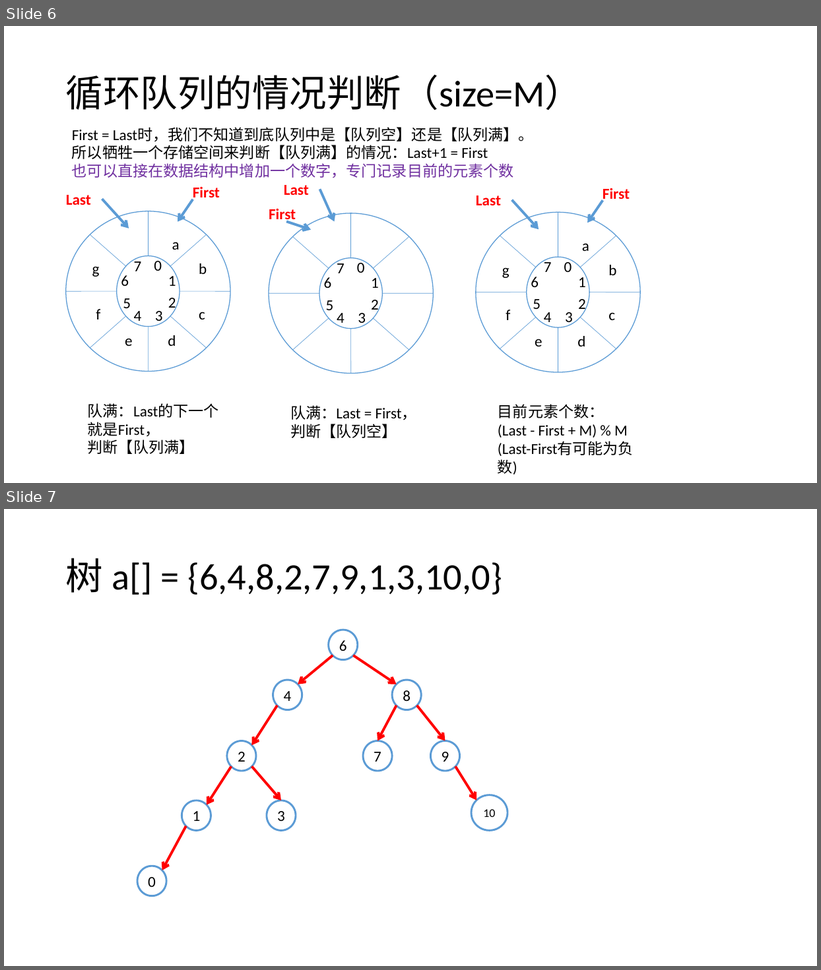
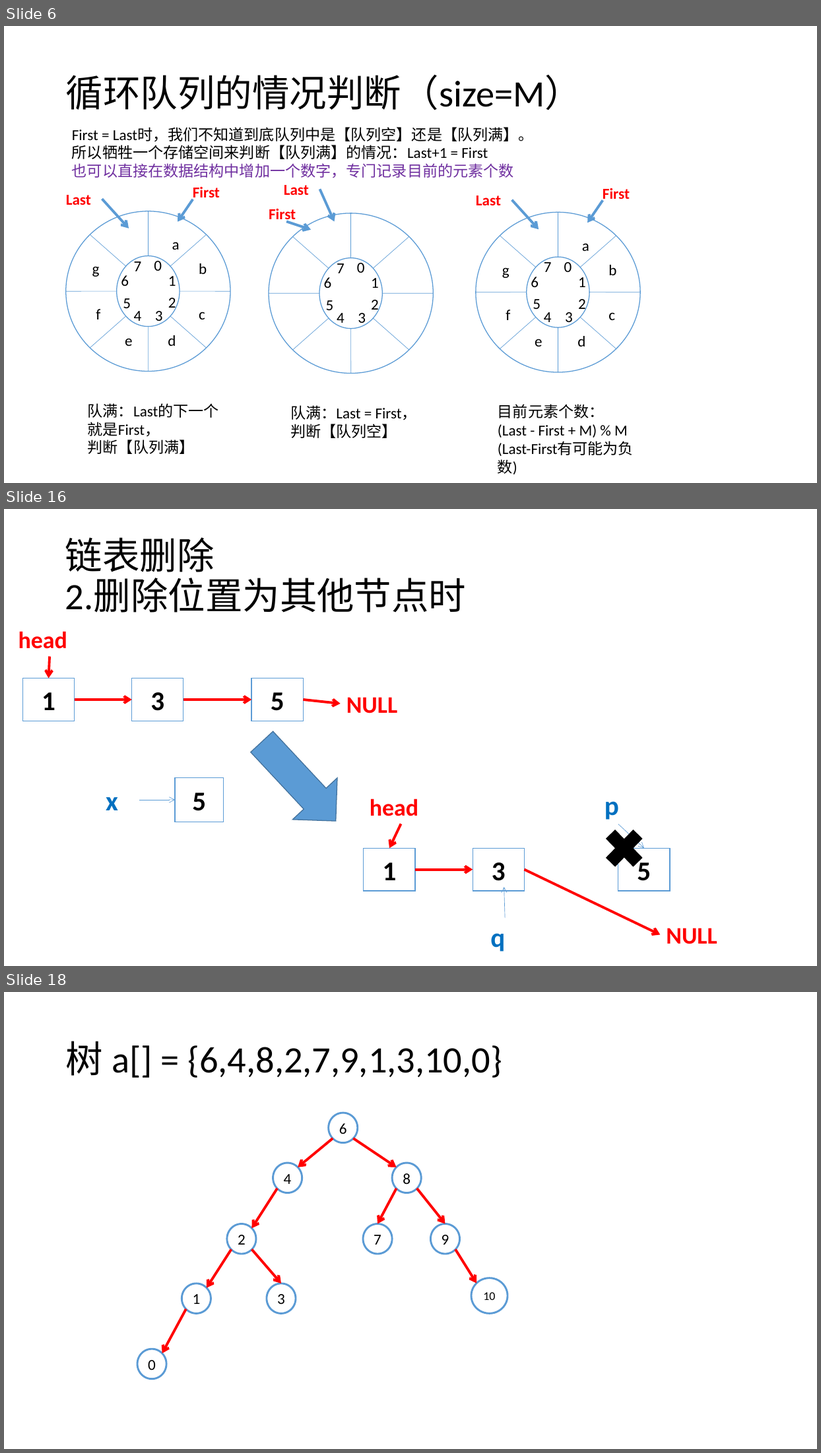
Before and after one commit to Waynefn/cpp_ds_algo, a slide deck: 课件/课件素材.pptx. Shown one above the other, each under a label of ours: slides 6 and 7 before the commit, slides 6, 16 and 18 after it; the slides between them are not shown. The pictures are 821x970 and 821x1453 pixels, drawn with LibreOffice and Linux fonts; fonts in the diff are those of the drawing. Boxes give left, top, right and bottom in pixels: in the first picture for what was removed or moved away, otherwise in the second. Text is boxed around its words. In the diff, an @@ line names an element or a change of style, - is before the commit and + after.

```diff
--- a/课件/课件素材.pptx
+++ b/课件/课件素材.pptx
@@ slide 16 added at <box>4,509,817,966</box>, background #FFFFFF @@
@@ title added at <box>65,537,467,613</box>, 44 pt, text #000000 @@
+链表删除
+2.删除位置为其他节点时
@@ group added at <box>19,631,397,722</box>: 4 arrows, 3 rectangles, 2 texts @@
+1
+3
+5
+head
+NULL
@@ right arrow added at <box>240,721,358,842</box>, fill #5B9BD5, outline #43739E 1 pt @@
@@ rectangle added at <box>175,778,224,822</box>, fill #FFFFFF, outline #5B9BD5 1 pt, 32 pt, text #000000, bold @@
+5
@@ text added at <box>106,797,118,811</box>, 32 pt, text #0070C0, bold @@
+x
@@ arrow added from (139, 800) to (175, 800), #5B9BD5 0.5 pt @@
@@ text added at <box>605,801,619,820</box>, 32 pt, text #0070C0, bold @@
+p
@@ cross added at <box>599,822,651,875</box>, fill #000000, outline #000000 1 pt @@
@@ arrow added from (618, 824) to (644, 848), #5B9BD5 0.5 pt @@
@@ arrow added from (506, 918) to (504, 887), #5B9BD5 0.5 pt @@
@@ text added at <box>490,933,505,952</box>, 32 pt, text #0070C0, bold @@
+q
@@ group added at <box>364,799,717,945</box>: 3 rectangles, 3 arrows, 2 texts @@
+1
+3
+5
+head
+NULL
@@ what was slide 7 is now slide 18 @@
```
Also in this commit, not shown: 10 other slides added, 3 other files.
